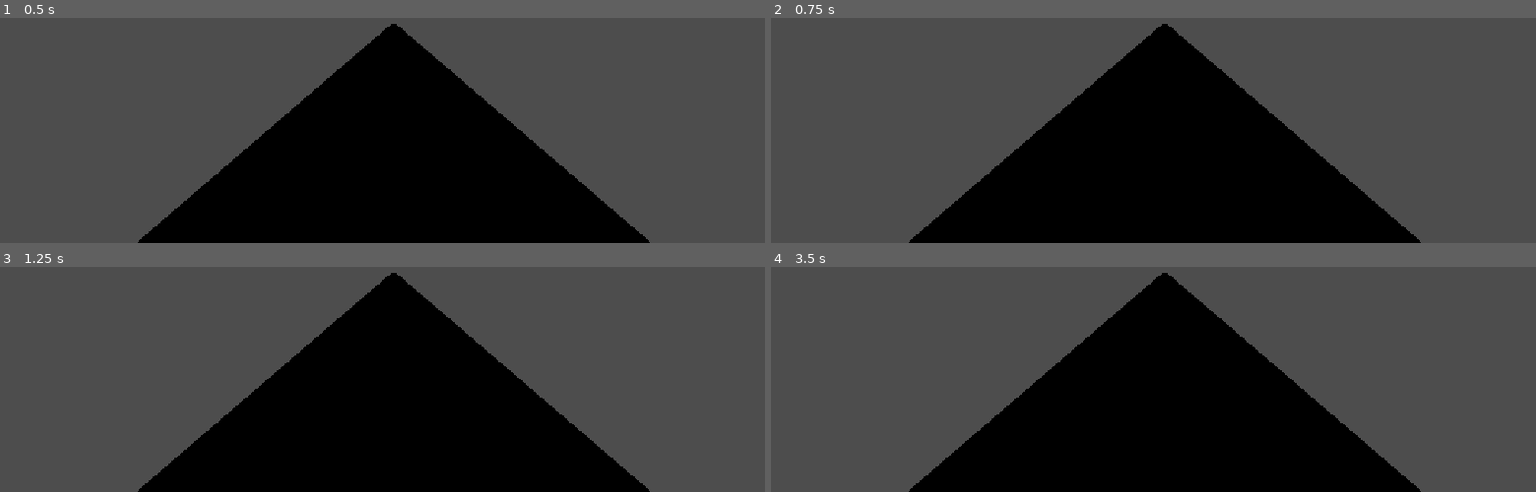
Above: before the commit, frames 1-4 (two rows, left to right).
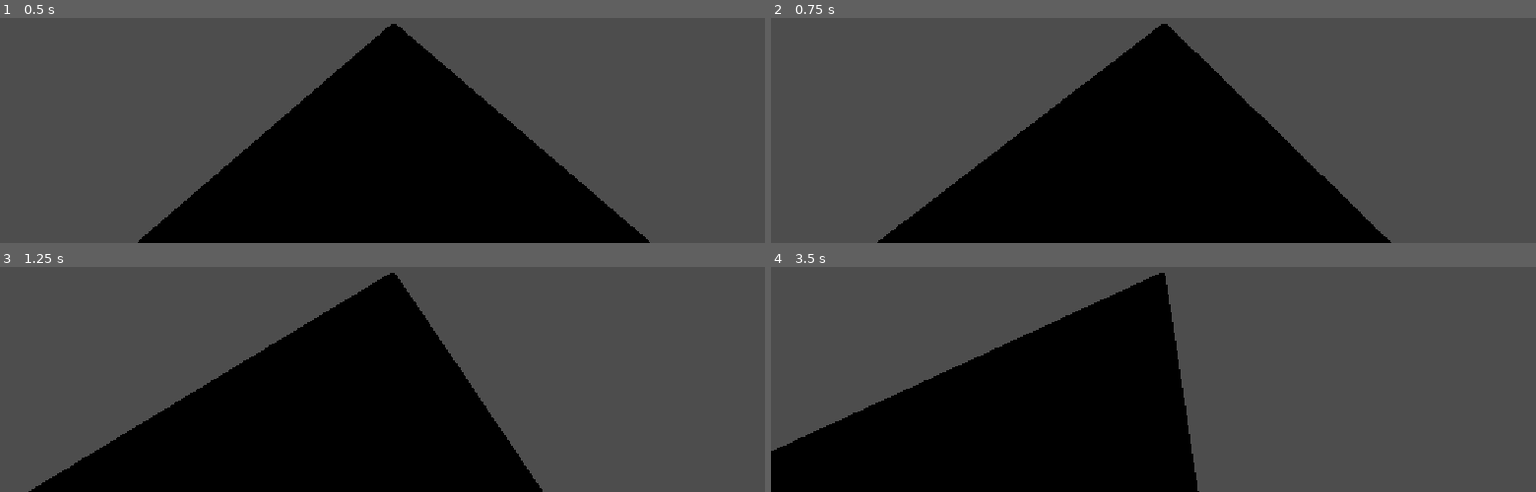
Above: after the commit, the same moments.

Repository: zwiebelkaramell/Crystal-jam
Game: Godot game, scene res://main.tscn
Same seed, same stepped clock (60 frames per second), same inputs: the game is played once before the commit and once after it.
Inputs:
- Up to frame 1 (0.5 s): no input
- Up to frame 2 (0.75 s): tap Enter at 0.5 s; hold D (right) from 0.53 s (still down)
- Up to frame 3 (1.25 s): keep holding D (right)
- Up to frame 4 (3.5 s): release D (right) at 1.28 s; hold A (left) 1.28-2.03 s; hold D (right) from 2.03 s (still down)

Frame 1 is identical in both runs. In frame 2, 4.0% of the frame differs, in the area x 13-85%, y 2-100%; in frame 3, 14%; in frame 4, 28%, in the area x 0-85%, y 2-100%.

Commit message:
player movement

Diff:
--- a/crystal-jam/main.gd
+++ b/crystal-jam/main.gd
@@ -1,8 +1,11 @@
 extends Node3D
 
 
+
+
+func _process(delta: float) -> void:
+	pass
+
+
 func _input(event: InputEvent) -> void:
-
-	#input handling
-	if event.is_action_pressed("left"):
-		pass
+	pass
--- a/crystal-jam/main.tscn
+++ b/crystal-jam/main.tscn
@@ -1,9 +1,15 @@
 [gd_scene format=3 uid="uid://cxlr38ycsnn8k"]
 
 [ext_resource type="Script" uid="uid://csdvrd6mode6r" path="res://main.gd" id="1_ig7tw"]
+[ext_resource type="Texture2D" uid="uid://bm00emjrjk2ti" path="res://Assets/Art/body.png" id="2_h2yge"]
+[ext_resource type="Script" uid="uid://cqfmhtqn20hx" path="res://player.gd" id="3_1bvp3"]
 
 [sub_resource type="PlaneMesh" id="PlaneMesh_dbps7"]
 size = Vector2(200, 2)
+
+[sub_resource type="StandardMaterial3D" id="StandardMaterial3D_c0ktc"]
+albedo_texture = ExtResource("2_h2yge")
+uv1_scale = Vector3(30, 2, 2)
 
 [node name="Main" type="Node3D" unique_id=467007417]
 script = ExtResource("1_ig7tw")
@@ -12,9 +18,11 @@
 
 [node name="MeshInstance3D" type="MeshInstance3D" parent="Road" unique_id=636138487]
 mesh = SubResource("PlaneMesh_dbps7")
+surface_material_override/0 = SubResource("StandardMaterial3D_c0ktc")
 
 [node name="Player" type="Node3D" parent="." unique_id=1158080293]
 transform = Transform3D(-4.371139e-08, 0, -1, 0, 1, 0, 1, 0, -4.371139e-08, 0, 0.8601074, 0)
+script = ExtResource("3_1bvp3")
 
 [node name="Camera3D" type="Camera3D" parent="Player" unique_id=1807718887]
 
--- /dev/null
+++ b/crystal-jam/player.gd
@@ -0,0 +1,15 @@
+extends Node3D
+var move_speed = 0.01
+
+func _process(delta: float) -> void:
+
+	var movedir = Vector3.ZERO
+
+	if Input.is_action_pressed("left"):
+		movedir += Vector3(0,0,-1)
+
+	if Input.is_action_pressed("right"):
+		movedir += Vector3(0,0,1)
+
+	self.position += movedir * move_speed
+	pass
Not shown, added: crystal-jam/Assets/Art/12924zi1a.png.import
Not shown, added: crystal-jam/player.gd.uid
